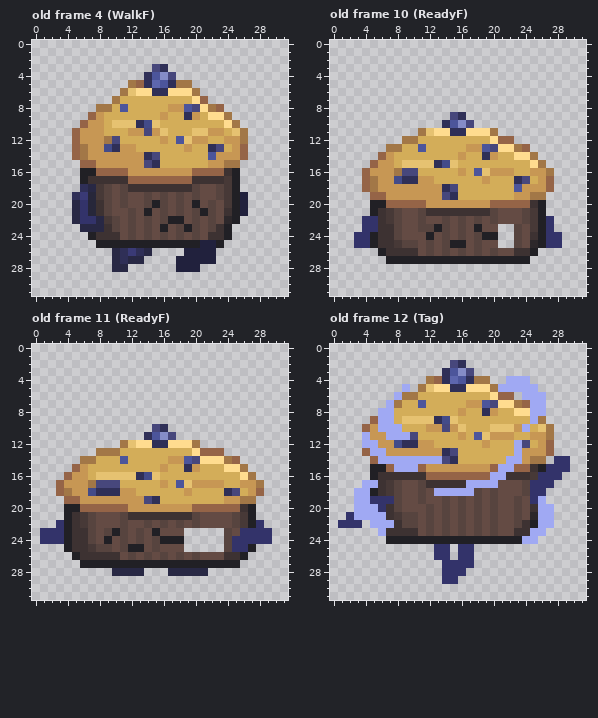
Pixel-art file, stored at Assets/Entities/Enemy/Mufflin/BlueberryMufflin.aseprite. The picture above was drawn from the file before the commit.
32x32 pixels, 16 frames. Colours within 5 levels of each other are drawn and written as one. Shown: old frame 4 (WalkF), old frame 10 (ReadyF), old frame 11 (ReadyF), old frame 12 (Tag). The commit also changed other frames, which this record leaves out.
The result:
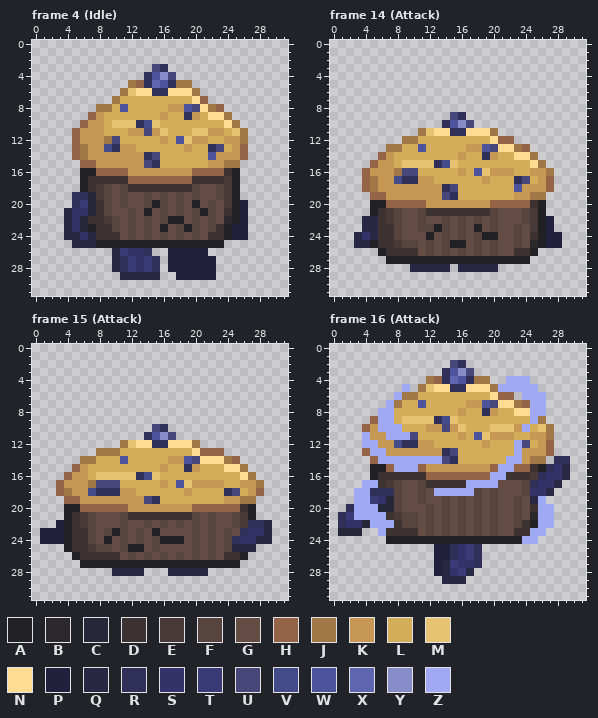
Palette (. is transparent): A #212025  B #2d282b  C #27273a  D #3d3232  E #473937  F #57443f  G #644b44  H #956447  J #a27747  K #c79754  L #d3ad59  M #e6c271  N #ffdc8f  P #21213d  Q #282844  R #2f2f57  S #33336a  T #3a3a76  U #47477c  V #434b89  W #4c559b  X #5d66ae  Y #858cc7  Z #a0a9f3
A new or re-ordered frame is compared with the old frame closest to it.
Edits made:
frames 16 -> 23
Changed rows in their new state; - is an unchanged pixel.
Frame 4 (Idle) is new; against old frame 4 (WalkF), layer "limbs":
first column x 4:
18 --AD-------------------
19 --R-------------------.
20 -RT--------------------
21 QS---------------------
22 QSCDD-----------------P
23 QSCAD----------------PP
24 QQSQ-----------------PP
25 -QQQ-------------AA----
26 -------TSSR--PP---.----
27 --------TSTR-P---------
28 -------RTSTR-P---PP----
29 -------QQQQQ--PPPPP----
Frame 14 (Attack) against old frame 10 (ReadyF), layers "limbs", "Layer 1":
first column x 3:
22 -QQ---------------------P-
23 -QQ--------------FGG----P-
24 Q-Q---------------GG----PP
25 QQ---------------FGG----PP
28 -------QQQQQ-QQQQQ--------
Frame 15 (Attack) against old frame 11 (ReadyF), layers "limbs", "Layer 1":
first column x 1:
21 ---------------------F-------
22 --P------------------F----RRQ
23 PPP---------------GFGFG--R--Q
24 PPP---------------GFGFG-R--QQ
25 ------------------GFGFG-QQQ--
26 ---------------------F-------
Frame 16 (Attack) against old frame 12 (Tag), layer "limbs":
first column x 1:
14 ---------------------------RR
15 --------------------------R-Q
16 -------------------------R--Q
17 ------------------------R--Q-
18 ----RRR-------------------Q--
19 ----T-C-----------------Q----
20 -R---CC----------------------
21 RT---------------------------
22 R--C-------------------------
23 CCC--------------------------
25 ------------PPR-TR-----------
26 ------------PPR-TR-----------
27 ------------PQT--R-----------
28 ------------PQ-TQ------------
29 -------------QQQ-------------
